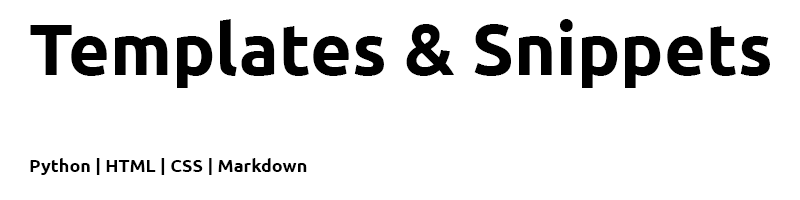
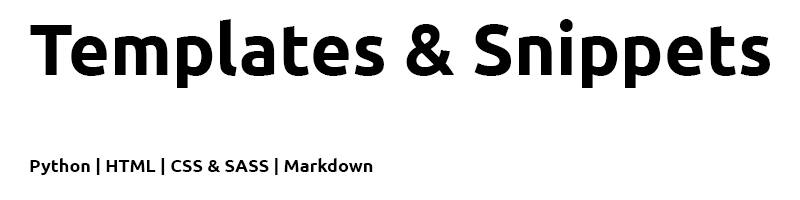
Before/after of a (800, 200) layered artwork. What changed in the layer stack:
renamed "Python | HTML | CSS | Markdown" to "Python | HTML | CSS & SASS | Markdown", painted on it over [208, 158, 373, 175]
